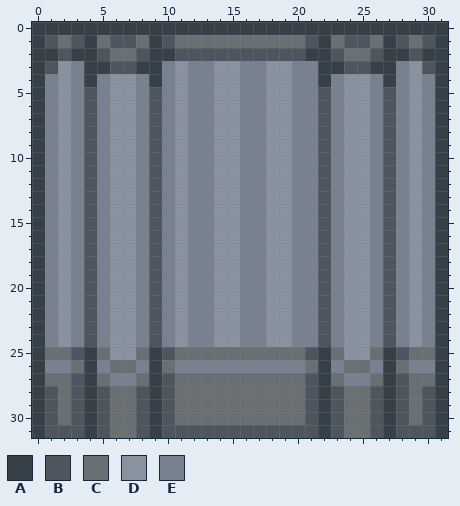
One commit to this pixel-art sprite: src/textures/spritesheets/ship3/secret.png. The picture above is the old version.
The file is 32x32 pixels.
Palette (. is transparent): A #354048  B #4d565f  C #687074  D #89929f  E #778190
Pixels before, first column x 0:
 0 AAAAAAAAAAAAAAAAAAAAAAAAAAAAAAAA
 1 ABCBACBBCABCCCCCCCCCCBACBBCABCBA
 2 AABAABCCBAABBBBBBBBBBAABCCBAABAA
 3 ABDEAABBAAEDEEDDEEDDEEAABBAAEDBA
 4 AEDEAEDDEAEDEEDDEEDDEEAEDDEAEDEA
 5 AEDEBEDDEBEDEEDDEEDDEEBEDDEBEDEA
 6 AEDEBEDDEBEDEEDDEEDDEEBEDDEBEDEA
 7 AEDEBEDDEBEDEEDDEEDDEEBEDDEBEDEA
 8 AEDEBEDDEBEDEEDDEEDDEEBEDDEBEDEA
 9 AEDEBEDDEBEDEEDDEEDDEEBEDDEBEDEA
10 AEDEBEDDEBEDEEDDEEDDEEBEDDEBEDEA
11 AEDEBEDDEBEDEEDDEEDDEEBEDDEBEDEA
12 AEDEBEDDEBEDEEDDEEDDEEBEDDEBEDEA
13 AEDEBEDDEBEDEEDDEEDDEEBEDDEBEDEA
14 AEDEBEDDEBEDEEDDEEDDEEBEDDEBEDEA
15 AEDEBEDDEBEDEEDDEEDDEEBEDDEBEDEA
16 AEDEBEDDEBEDEEDDEEDDEEBEDDEBEDEA
17 AEDEBEDDEBEDEEDDEEDDEEBEDDEBEDEA
18 AEDEBEDDEBEDEEDDEEDDEEBEDDEBEDEA
19 AEDEBEDDEBEDEEDDEEDDEEBEDDEBEDEA
20 AEDEBEDDEBEDEEDDEEDDEEBEDDEBEDEA
21 AEDEBEDDEBEDEEDDEEDDEEBEDDEBEDEA
22 AEDEBEDDEBEDEEDDEEDDEEBEDDEBEDEA
23 AEDEBEDDEBEDEEDDEEDDEEBEDDEBEDEA
24 AEDEBEDDEBEDEEDDEEDDEEBEDDEBEDEA
25 ACCBACDDCABCCCCCCCCCCBACDDCABCCA
26 AEECAECCEACEEEEEEEEEECAECCEACEEA
27 ACCBACEECABCCCCCCCCCCBACEECABCCA
28 ABCBABCCBABCCCCCCCCCCBABCCBABCBA
29 ABCBABCCBABCCCCCCCCCCBABCCBABCBA
30 ABCBABCCBABCCCCCCCCCCBABCCBABCBA
31 ABBBABCCBABBBBBBBBBBBBABCCBABBBA
New version:
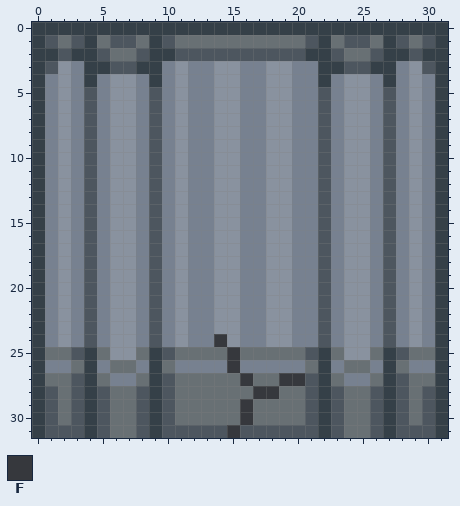
Colours new in this view: F #36383d
Log entry: More obvious secret doors
Edits made:
Changed rows in their new state; - is an unchanged pixel.
first column x 14:
24 F------
25 -F-----
26 -F-----
27 --F--FF
28 ---FF--
29 --F----
30 --F----
31 -F-----
Boxes around the changes in both pictures, in picture pixels (x1, y1, x2, y2):
changed: (214, 334, 305, 438)
